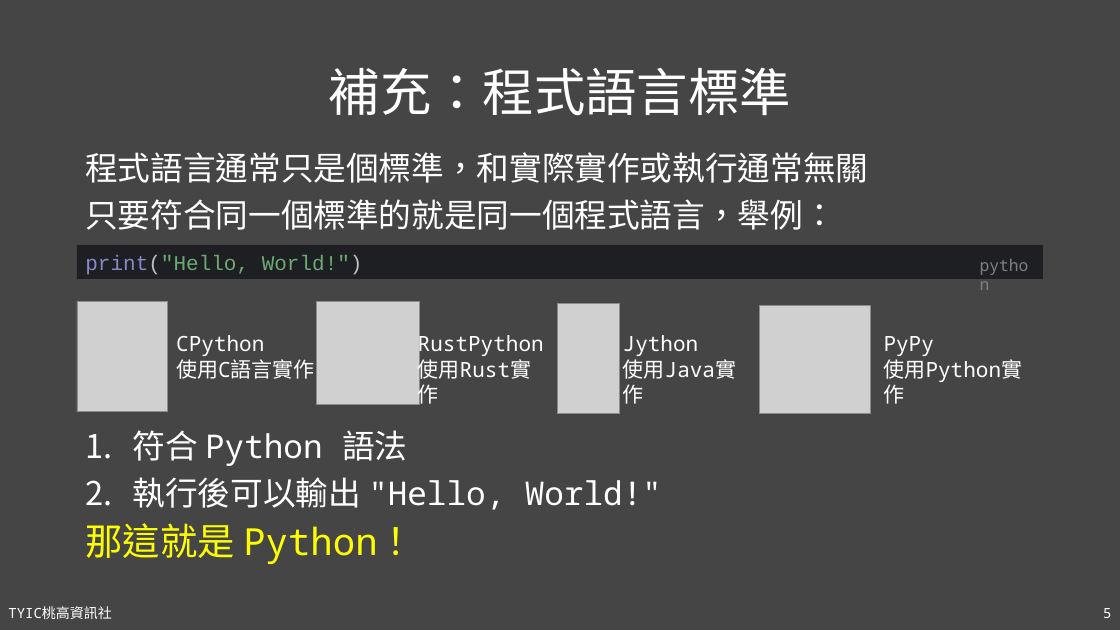
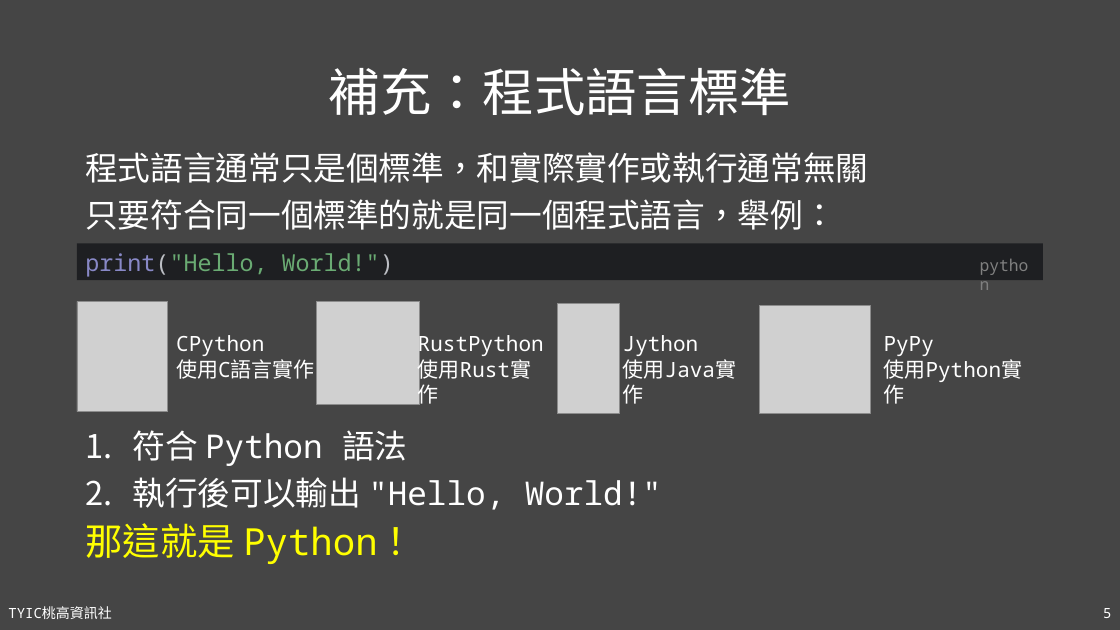
Before and after one commit to TYSHIC/slides, a slide deck: slide 5 of powerpoint/02_程式語言簡介.pptx. Drawn at 1120x630 pixels with LibreOffice and Linux fonts; fonts in the diff are those of the drawing; grey boxes stand for pictures. Boxes give left, top, right and bottom in pixels: in the first picture for what was removed or moved away, otherwise in the second. Text is boxed around its words. In the diff, an @@ line names an element or a change of style, - is before the commit and + after.

```diff
--- a/powerpoint/02_程式語言簡介.pptx
+++ b/powerpoint/02_程式語言簡介.pptx
@@ rectangle "print("Hello, World!")" at bbox=[77, 244, 1044, 281]: size 18 to 20 pt, font Courier New to Noto Sans Mono @@
```
Also in this commit, not shown: 11 other files.
